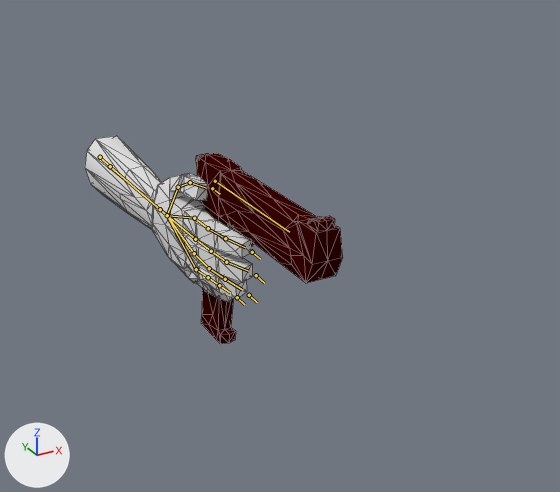
A saved change to the Blender file Models/Raw/player_hand.blend.
Camera for both pictures: a camera (50 mm lens) standing at (-0.8, -2.45, 0.96) and looking at (0.18, -0.67, 0.07). Lighting does not change. The marker at lower left points along +X, +Y and +Z. The bones that bend it are drawn over the model as lines. Mesh edges are drawn as thin lines.

Names of what the first picture shows: 'Gun', 'pCube1'.
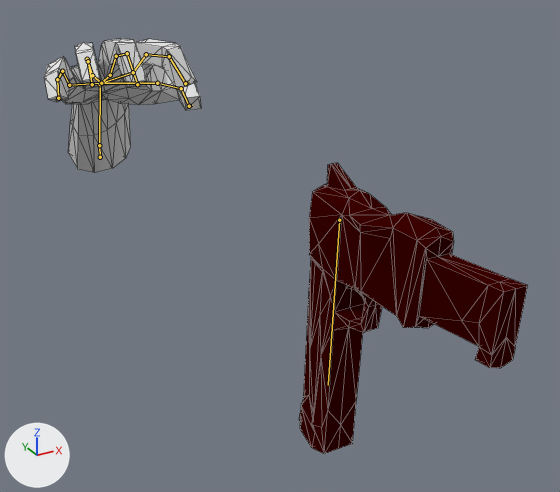
The newer file adds an action. The first version stands in its rest pose; the second is drawn at frame 0 of the action 'EndHoverOver'.

Pixel boxes [x1, y1, x2, y2] of what changed, in the pictures (560 x 492 px):
'Gun', posed (55% wider, 52% taller): before [196, 153, 343, 344]; after [299, 163, 528, 454]
'pCube1', posed (19% shorter): before [85, 136, 252, 302]; after [44, 38, 201, 173]
bone 'root', root to tip: before (100, 157) to (110, 166); after (100, 157) to (99, 145)
bone 'wrist', root to tip: before (160, 209) to (167, 215); after (100, 84) to (101, 83)
bone 'thumb.meta', root to tip: before (167, 215) to (178, 187); after (101, 83) to (157, 83)
bone 'thumb.1', root to tip: before (178, 187) to (190, 182); after (157, 83) to (181, 88)
bone 'thumb.ik', root to tip: before (212, 188) to (220, 194); after (189, 106) to (192, 105)
bone 'pinky.ik', root to tip: before (237, 297) to (244, 304); after (58, 98) to (59, 97)
bone 'ring.ik', root to tip: before (249, 295) to (257, 302); after (92, 84) to (93, 82)
bone 'middle.ik', root to tip: before (256, 275) to (264, 283); after (137, 84) to (140, 82)
bone 'pointer.ik', root to tip: before (252, 252) to (260, 259); after (185, 83) to (189, 81)
bone 'gun', root to tip: before (215, 181) to (289, 232); after (339, 220) to (328, 385)

The change in detail:
Bone 'root' (bone_root) turns from (0, 0, 0) to (-63, -48, 70) degrees about its own x, y and z.
Bone 'wrist' (bone_wrist) turns from (0, 0, 0) to (6, -15, -21) degrees about its own x, y and z.
Bone 'thumb.meta' (bone_thumb_meta) turns from (0, 0, 0) to (-19, -13, -8) degrees about its own x, y and z.
Bone 'thumb.1' (bone_thumb_1) turns from (0, 0, 0) to (23, -45, -7) degrees about its own x, y and z.
Bone 'thumb.ik' (bone_thumb_ik) moves from (0.0, 0.0, 0.0) to (-0.083, -0.163, 0.057).
Bone 'pinky.ik' (bone_pinky_ik) moves from (0.0, 0.0, 0.0) to (-0.007, -0.084, -0.039).
Bone 'ring.ik' (bone_ring_ik) moves from (0.0, 0.0, 0.0) to (0.003, -0.075, -0.003).
Bone 'middle.ik' (bone_middle_ik) moves from (0.0, 0.0, 0.0) to (-0.009, -0.108, 0.042).
Bone 'middle.ik' (bone_middle_ik) turns from (0, 0, 0) to (1, 0, 0) degrees about its own x, y and z.
Bone 'pointer.ik' (bone_pointer_ik) moves from (0.0, 0.0, 0.0) to (-0.024, -0.134, 0.116).
Bone 'gun' (bone_gun) moves from (0.0, 0.0, 0.0) to (0.0, 0.702, -0.116).
Bone 'gun' (bone_gun) turns from (0, 0, 0) to (86, 0, -180) degrees about its own x, y and z.
